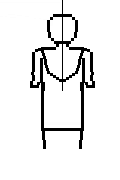
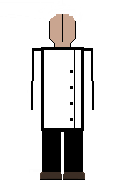
Layer changes from the first w=120, h=180 image to the second:
painted on "pixel art" over left=30, top=0, right=95, bottom=180
